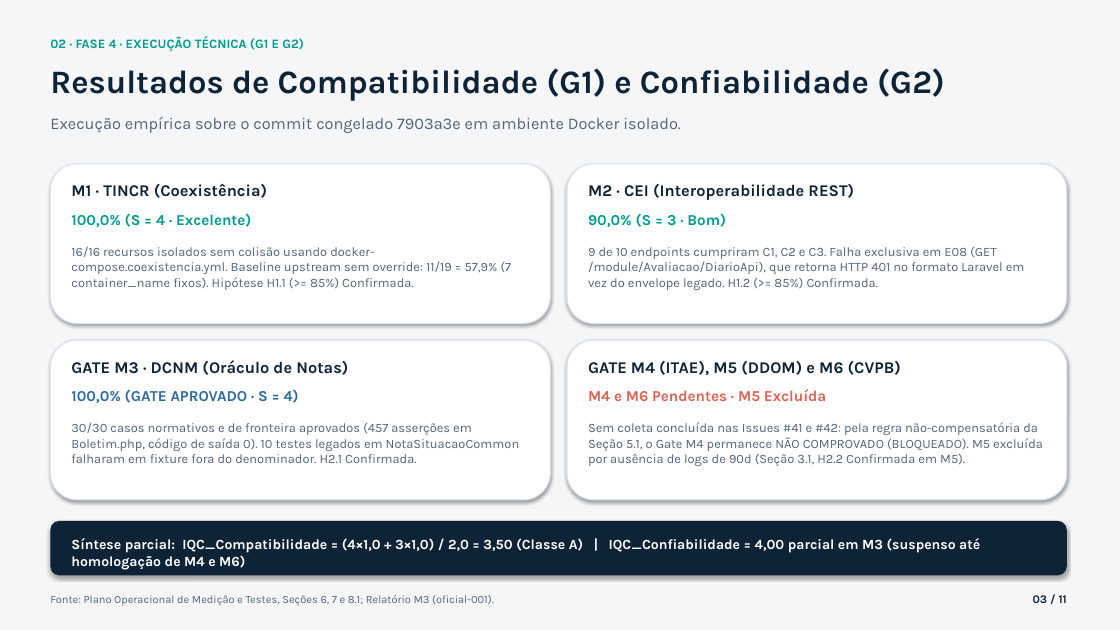
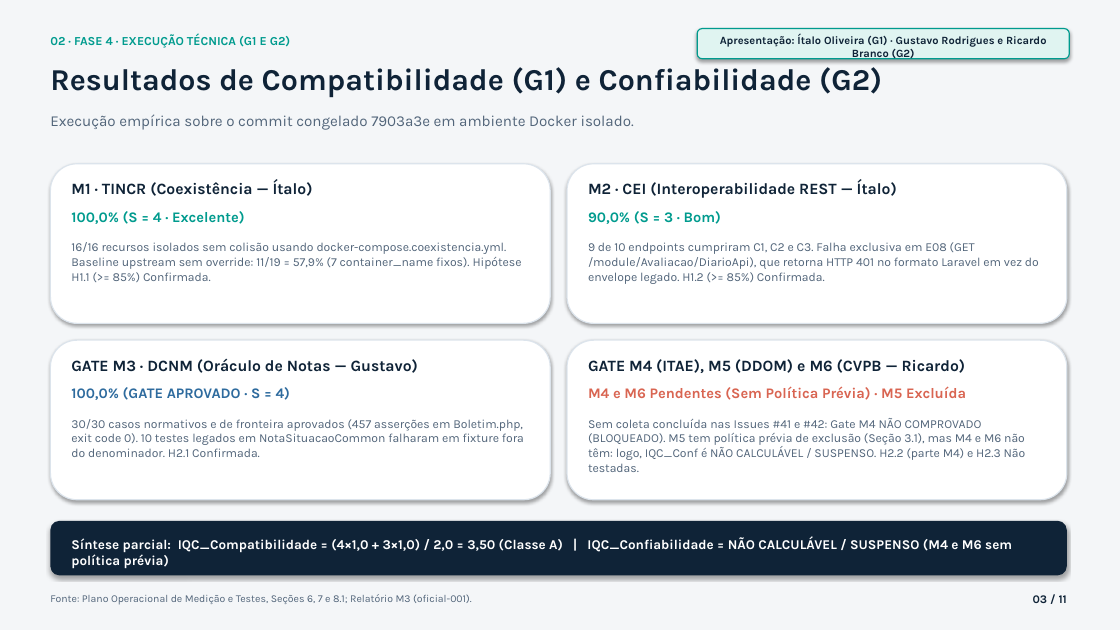
Before and after one commit to FCTE-Qualidade-de-Software-1/2026-2_T02_GRACE_HOPPER, a slide deck: slide 3 of docs/apresentacao_pc2.pptx. Drawn at 1120x630 pixels with LibreOffice and Linux fonts; fonts in the diff are those of the drawing. Boxes give left, top, right and bottom in pixels: in the first picture for what was removed or moved away, otherwise in the second. Text is boxed around its words. In the diff, an @@ line names an element or a change of style, - is before the commit and + after.

Commit message:
fix(fase-5,pc2): aplicar ajustes da revisao tecnica e resolver conflitos com a main (#47, #49)

```diff
--- a/docs/apresentacao_pc2.pptx
+++ b/docs/apresentacao_pc2.pptx
@@ rounded rectangle added at [697, 29, 1070, 59], fill #E0F4F1, outline #009B8E 1 pt @@
@@ size 11 to 10.5 pt in 3 elements at [71, 242, 522, 282], [588, 242, 1039, 284], [50, 34, 290, 48] @@
@@ text added at [720, 34, 1046, 60], 9.5 pt, text #0F2337, bold @@
+Apresentação: Ítalo Oliveira (G1) · Gustavo Rodrigues e Ricardo Branco (G2)
@@ text "Resultados de Compatibilidade (G1) e ..." at [50, 67, 882, 98]: size 28 to 26 pt @@
@@ text "Execução empírica sobre o commit ..." at [50, 114, 634, 130]: size 14 to 13 pt @@
@@ text at [71, 180, 313, 196]: text changed; size 14 to 13.5 pt @@
-M1 · TINCR (Coexistência)
+M1 · TINCR (Coexistência — Ítalo)
@@ text at [588, 180, 897, 198]: text changed; size 14 to 13.5 pt @@
-M2 · CEI (Interoperabilidade REST)
+M2 · CEI (Interoperabilidade REST — Ítalo)
@@ text at [71, 359, 418, 373]: text changed; size 14 to 13.5 pt @@
-GATE M3 · DCNM (Oráculo de Notas)
+GATE M3 · DCNM (Oráculo de Notas — Gustavo)
@@ text at [588, 359, 966, 373]: text changed; size 14 to 13.5 pt @@
-GATE M4 (ITAE), M5 (DDOM) e M6 (CVPB)
+GATE M4 (ITAE), M5 (DDOM) e M6 (CVPB — Ricardo)
@@ size 13 to 12.5 pt in 3 elements at [71, 211, 244, 224], [588, 211, 721, 224], [71, 387, 290, 400] @@
@@ text at [588, 386, 966, 400]: text changed; size 13 to 12.5 pt @@
-M4 e M6 Pendentes · M5 Excluída
+M4 e M6 Pendentes (Sem Política Prévia) · M5 Excluída
@@ text at [71, 419, 524, 457]: text changed; size 11 to 10.5 pt @@
-30/30 casos normativos e de fronteira aprovados (457 asserções em Boletim.php, código de saída 0). 10 testes legados em NotaSituacaoCommon falharam em fixture fora do denominador. H2.1 Confirmada.
+30/30 casos normativos e de fronteira aprovados (457 asserções em Boletim.php, exit code 0). 10 testes legados em NotaSituacaoCommon falharam em fixture fora do denominador. H2.1 Confirmada.
@@ text at [588, 418, 1026, 472]: text changed; size 11 to 10.5 pt @@
-Sem coleta concluída nas Issues #41 e #42: pela regra não-compensatória da Seção 5.1, o Gate M4 permanece NÃO COMPROVADO (BLOQUEADO). M5 excluída por ausência de logs de 90d (Seção 3.1, H2.2 Confirmada em M5).
+Sem coleta concluída nas Issues #41 e #42: Gate M4 NÃO COMPROVADO (BLOQUEADO). M5 tem política prévia de exclusão (Seção 3.1), mas M4 e M6 não têm: logo, IQC_Conf é NÃO CALCULÁVEL / SUSPENSO. H2.2 (parte M4) e H2.3 Não testadas.
@@ text at [71, 536, 1012, 568]: text changed; size 12 to 11.5 pt @@
-Síntese parcial: IQC_Compatibilidade = (4×1,0 + 3×1,0) / 2,0 = 3,50 (Classe A) | IQC_Confiabilidade = 4,00 parcial em M3 (suspenso até homologação de M4 e M6)
+Síntese parcial: IQC_Compatibilidade = (4×1,0 + 3×1,0) / 2,0 = 3,50 (Classe A) | IQC_Confiabilidade = NÃO CALCULÁVEL / SUSPENSO (M4 e M6 sem política prévia)
@@ text "Fonte: Plano Operacional de Medição ..." at [50, 594, 472, 605]: size 9.5 to 9 pt @@
```
Also in this commit, not shown: 10 other slides changed, 11 other files.
